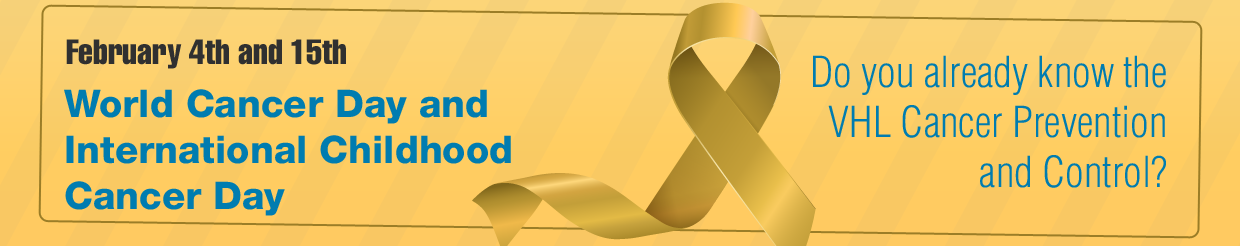
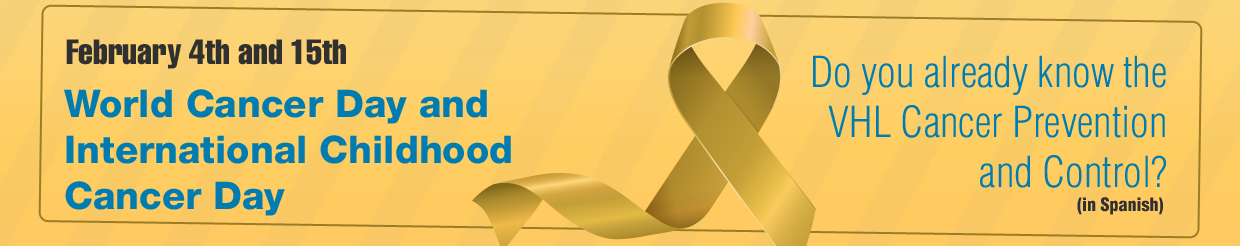
The second 1240 × 246 image is a revision of the first. Changes to its layers:
added layer "(in Spanish)" above "pt" over <box>1077,197,1163,215</box>
